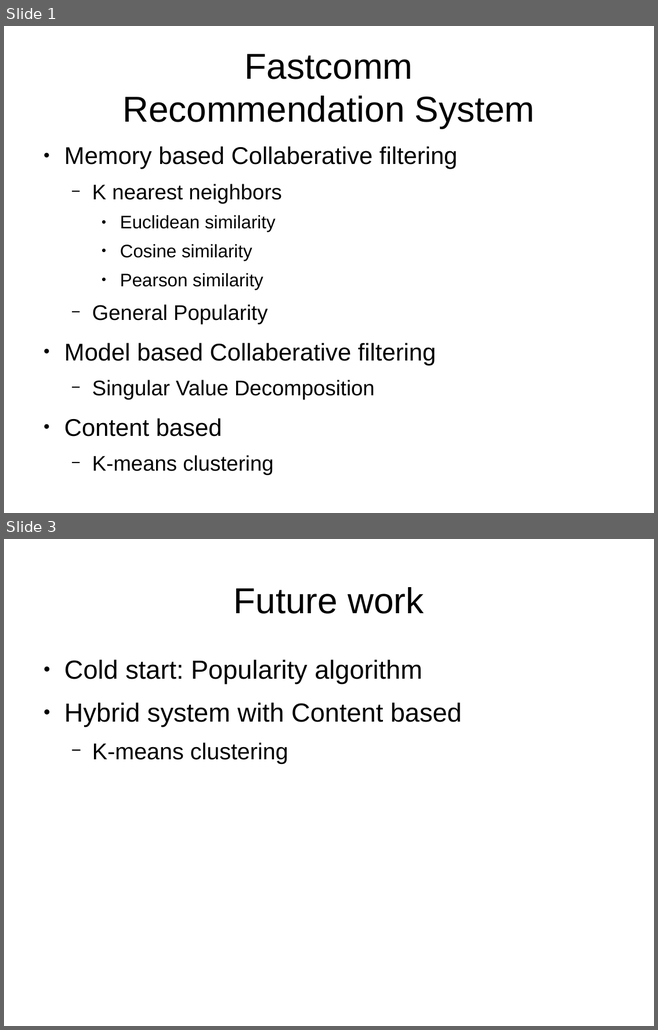
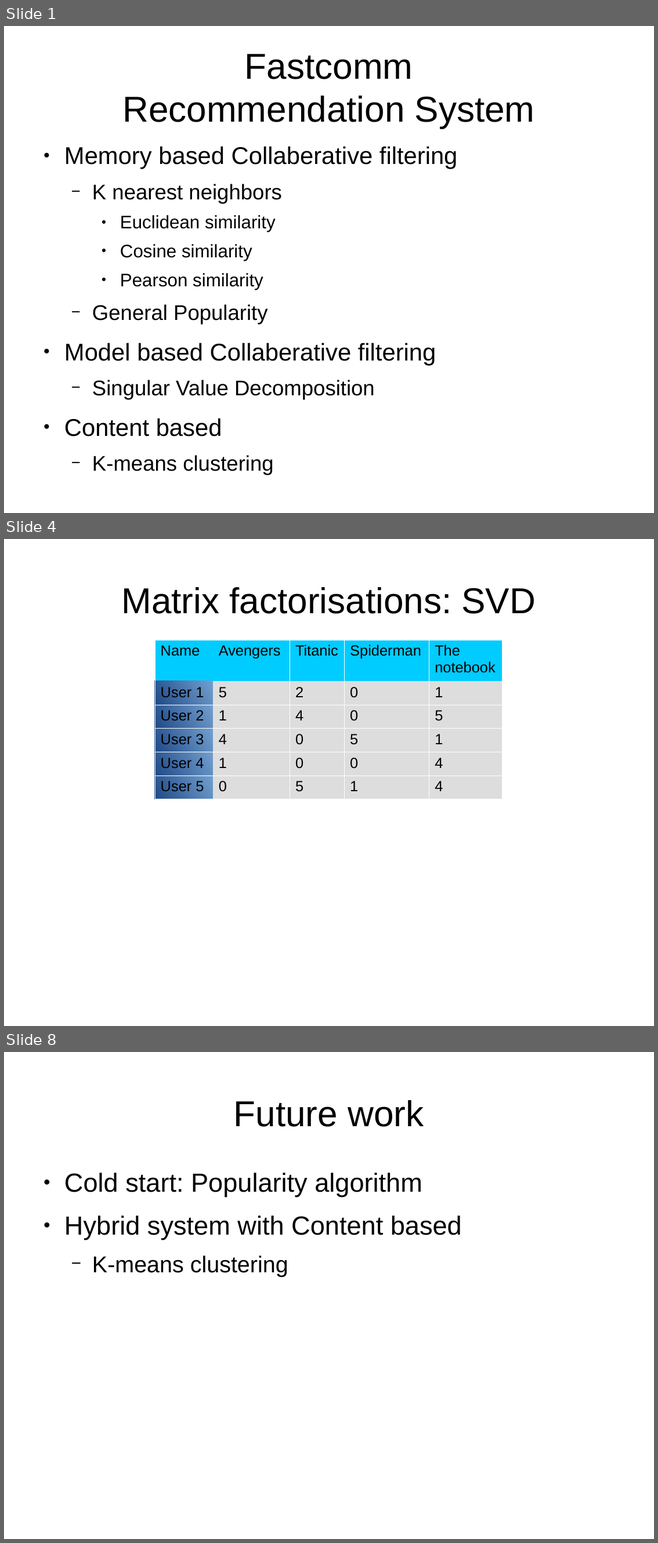
Before and after one commit to DriesSmit/Recommendation-System, a slide deck: Presentation.odp. Shown one above the other, each under a label of ours: slides 1 and 3 before the commit, slides 1, 4 and 8 after it; the slides between them are not shown. The pictures are 658x1030 and 658x1543 pixels, drawn with LibreOffice and Linux fonts; fonts in the diff are those of the drawing. Boxes give left, top, right and bottom in pixels: in the first picture for what was removed or moved away, otherwise in the second. Text is boxed around its words. In the diff, an @@ line names an element or a change of style, - is before the commit and + after.

```diff
--- a/Presentation.odp
+++ b/Presentation.odp
@@ slide 4 added at (4, 539, 654, 1026), background #FFFFFF @@
@@ title added at (122, 587, 536, 614), 44 pt, text #000000 @@
+Matrix factorisations: SVD
@@ table added at (155, 640, 502, 794), 6 rows, 5 columns @@
+Name | Avengers | Titanic | Spiderman | The notebook
+User 1 | 5 | 2 | 0 | 1
+User 2 | 1 | 4 | 0 | 5
+User 3 | 4 | 0 | 5 | 1
+User 4 | 1 | 0 | 0 | 4
+User 5 | 0 | 5 | 1 | 4
@@ what was slide 3 is now slide 8 @@
```
Also in this commit, not shown: 1 slide changed, 4 other slides added, 6 other files.
